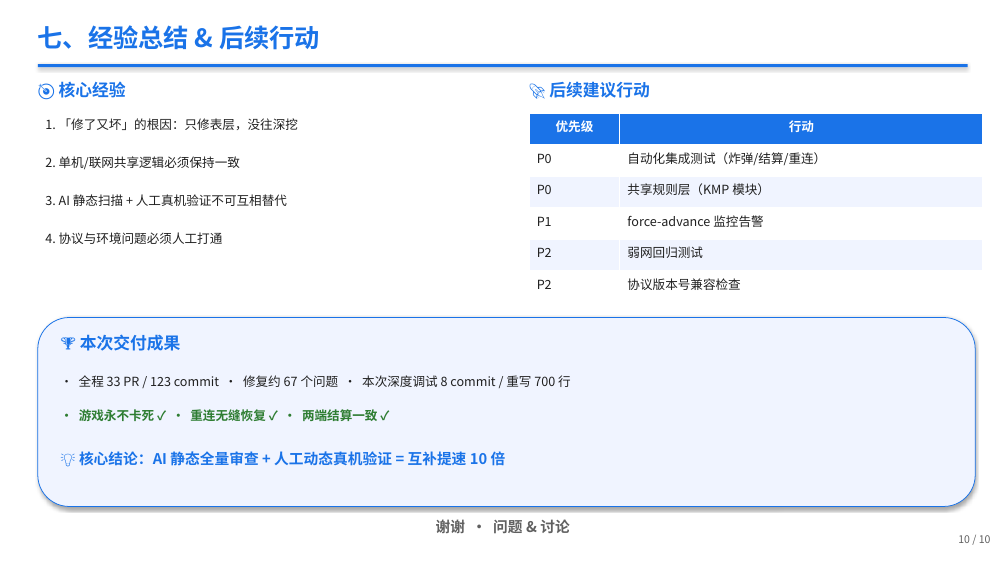
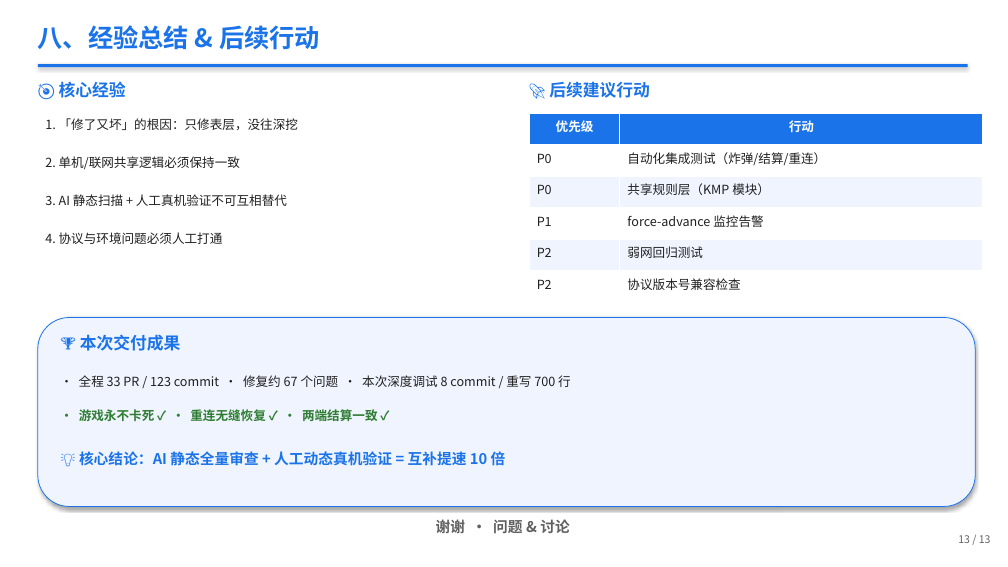
Before and after one commit to berming/AndroidAPP, a slide deck: slide 13 of docs/dev_summary.pptx (slide 10 before the commit). Drawn at 1008x567 pixels with LibreOffice and Linux fonts; fonts in the diff are those of the drawing. Boxes give left, top, right and bottom in pixels: in the first picture for what was removed or moved away, otherwise in the second. Text is boxed around its words. In the diff, an @@ line names an element or a change of style, - is before the commit and + after.

```diff
--- a/docs/dev_summary.pptx
+++ b/docs/dev_summary.pptx
@@ text at [38,25,320,50]: text changed @@
-七、经验总结 & 后续行动
+八、经验总结 & 后续行动
@@ text at [958,535,991,543]: text changed @@
-10 / 10
+13 / 13
```
Also in this commit, not shown: 9 other slides changed, 3 slides added, 2 other files.
